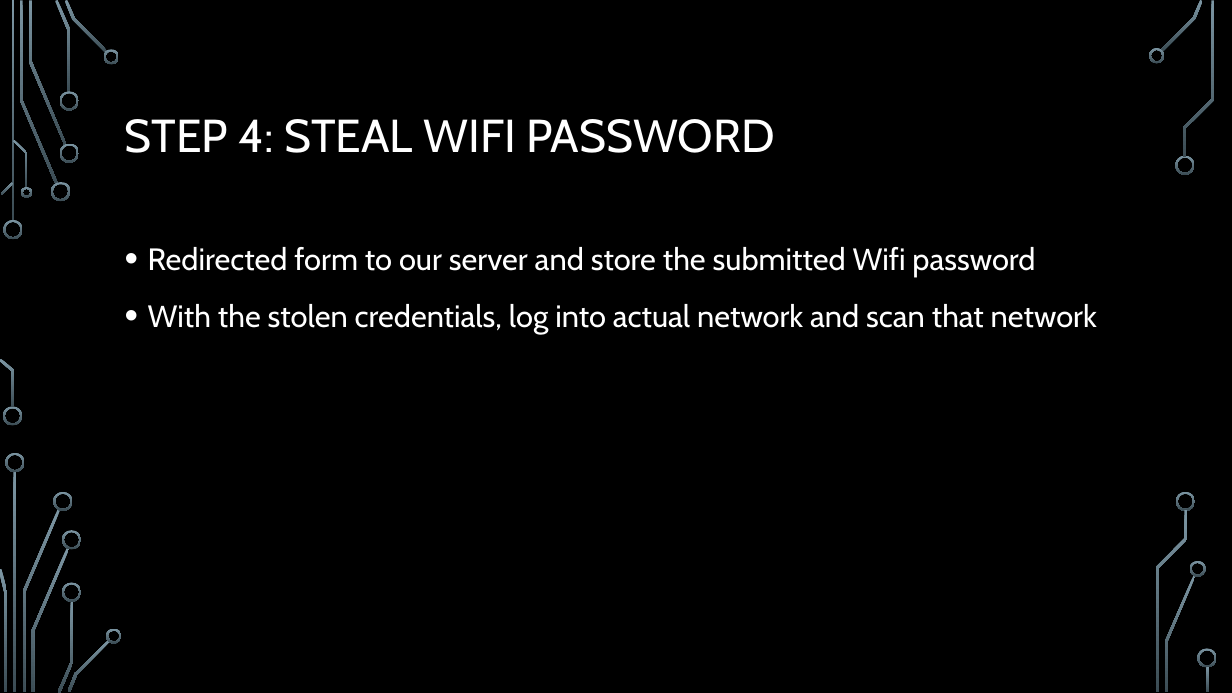
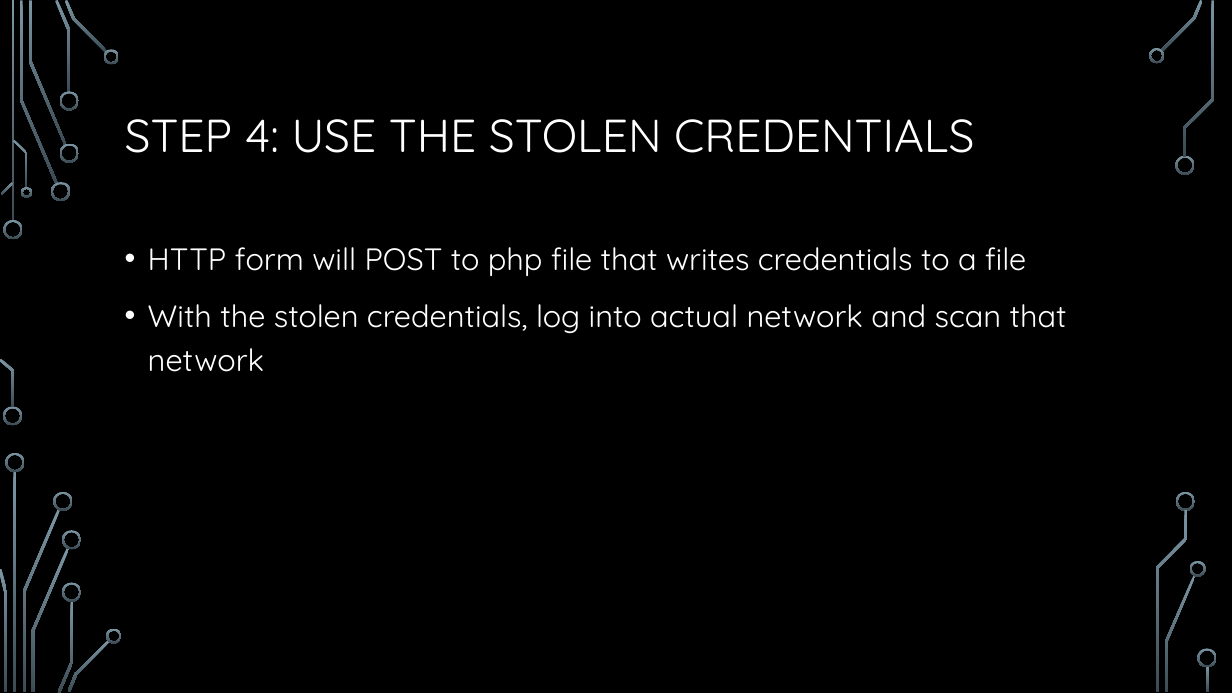
Before and after one commit to jessethd/EthicalHackingFinal, a slide deck: slide 9 of Presentation.pptx. Drawn at 1232x693 pixels with LibreOffice and Linux fonts; fonts in the diff are those of the drawing; background and template pictures are left out. Boxes give left, top, right and bottom in pixels: in the first picture for what was removed or moved away, otherwise in the second. Text is boxed around its words. In the diff, an @@ line names an element or a change of style, - is before the commit and + after.

```diff
--- a/Presentation.pptx
+++ b/Presentation.pptx
@@ title at (x1=125, y1=119, x2=974, y2=153): text changed; font Cabin to Quicksand @@
-STEP 4: STEAL WIFI PASSWORD
+STEP 4: USE THE STOLEN CREDENTIALS
@@ text at (x1=148, y1=247, x2=1026, y2=276): text changed; font Cabin to Quicksand @@
-• Redirected form to our server and store the submitted Wifi password
+• HTTP form will POST to php file that writes credentials to a file
@@ text at (x1=148, y1=304, x2=1067, y2=333): font Cabin to Quicksand in "With the stolen credentials, log into actual ..." @@
```
Also in this commit, not shown: 11 other slides changed.
